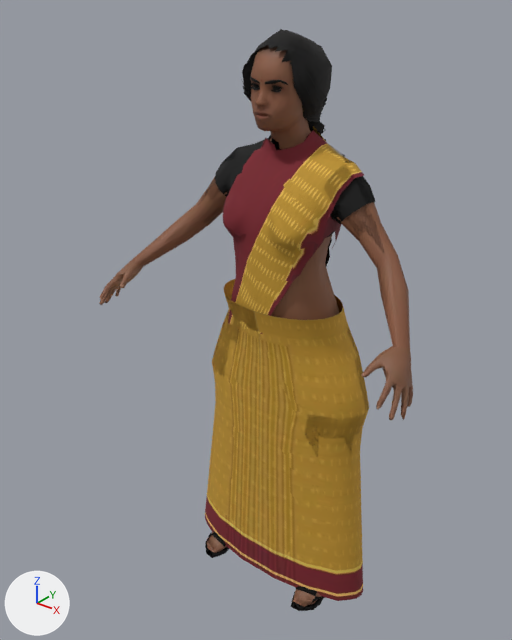
What one commit did to the glTF model godot-chennai/assets/people/homemaker.glb.
Both versions are drawn from a 50 mm lens placed at (1.044, -1.471, 1.709), pointed at (-0.053, -0.1, 0.858). Arrows for +X, +Y and +Z are at lower left; the lights stay in place. The older version comes first. Vertices at exactly the same position are counted once.

In view in the first picture: 'Body', 'Body_LOD1'.
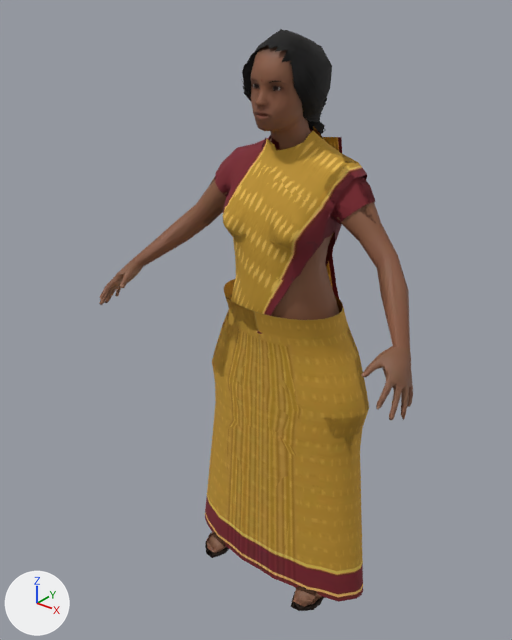
Pixel boxes (x1, y1, x2, y2) of what changed, in the pictures (512 x 640 px; the box of a moved part takes in the faces that stretch with it):
part 1 of me_body, added: after (323, 137, 342, 298)
part 2 of me_body, surface changed: (206, 78, 375, 611) in both
part 3 of me_body_lod1, moved or reshaped (mostly hidden): before (215, 82, 365, 274); after (196, 142, 385, 281)
part 4 of me_body_lod1, moved or reshaped: before (207, 339, 356, 601); after (207, 340, 356, 600)
part 5 of me_body_lod1, surface changed: (206, 81, 367, 610) in both

The edits, one by one:
me_body is used by ob_body; location (0.0, 0.0, 0.0).
me_body had 5690 vertices, 8208 faces and spanned x -0.49..0.49, y -0.31..0.11, z 0.0..1.6.
me_body now has 5722 vertices, 8250 faces and spans x -0.49..0.49, y -0.31..0.13, z 0.0..1.6.
me_body part 1: a new loose piece of 32 vertices spanning x -0.21..0.09, y 0.03..0.13, z 0.63..1.35, in mat_outfit.
me_body part 2: 1704 kept faces spanning x -0.24..0.24, y -0.2..0.1, z 0.0..1.5 get new texture (UV) coordinates.
me_body_lod1 is used by ob_body_lod1; location (0.0, 0.0, 0.0).
me_body_lod1 had 2650 vertices, 3386 faces and spanned x -0.49..0.49, y -0.31..0.11, z 0.0..1.6.
me_body_lod1 now has 2655 vertices, 3387 faces and spans x -0.49..0.49, y -0.31..0.13, z 0.0..1.6.
Part 3, on me_body_lod1:
28 vertices are removed from x -0.25..0.25, y -0.14..0.09, z 1.07..1.49.
124 faces are deleted.
3 vertices move within x -0.01, y 0.03..0.07, z 1.07..1.41.
5 vertices are added at (0.03, 0.02, 1.47), (-0.03, 0.02, 1.47), (0.0, 0.07, 1.27), (0.01, 0.09, 1.23), (-0.15, -0.08, 1.27).
26 new faces join them, mat_skin (picture img_homemaker_skin).
64 new faces join them, mat_outfit.
Part 4, on me_body_lod1:
22 vertices are removed from x -0.24..0.25, y -0.15..0.09, z 0.02..0.66.
81 faces are deleted.
7 vertices move from x -0.2..0.27, y -0.14..-0.08, z 0.18..0.66 to x -0.22..0.28, y -0.14..-0.08, z 0.13..0.66.
19 vertices are added at x -0.25..0.25, y -0.15..0.09, z 0.03..0.72.
76 new faces join them, mat_outfit.
me_body_lod1 part 5: 767 kept faces spanning x -0.24..0.28, y -0.2..0.1, z 0.0..1.5 get new texture (UV) coordinates.
Other edits to the shape of me_body_lod1 do not show in these pictures.
